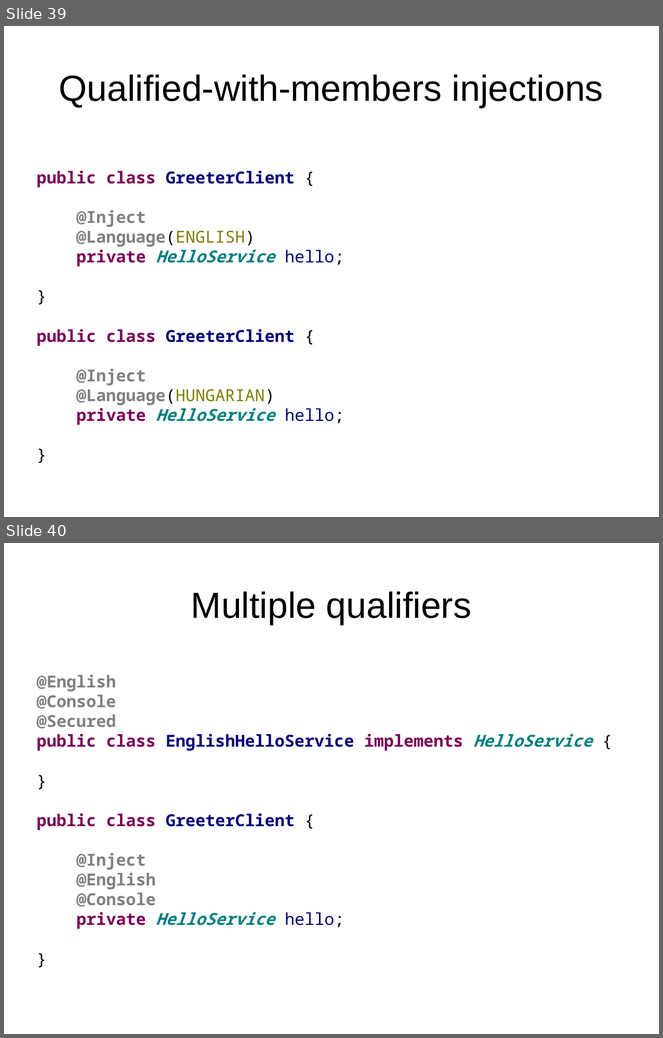
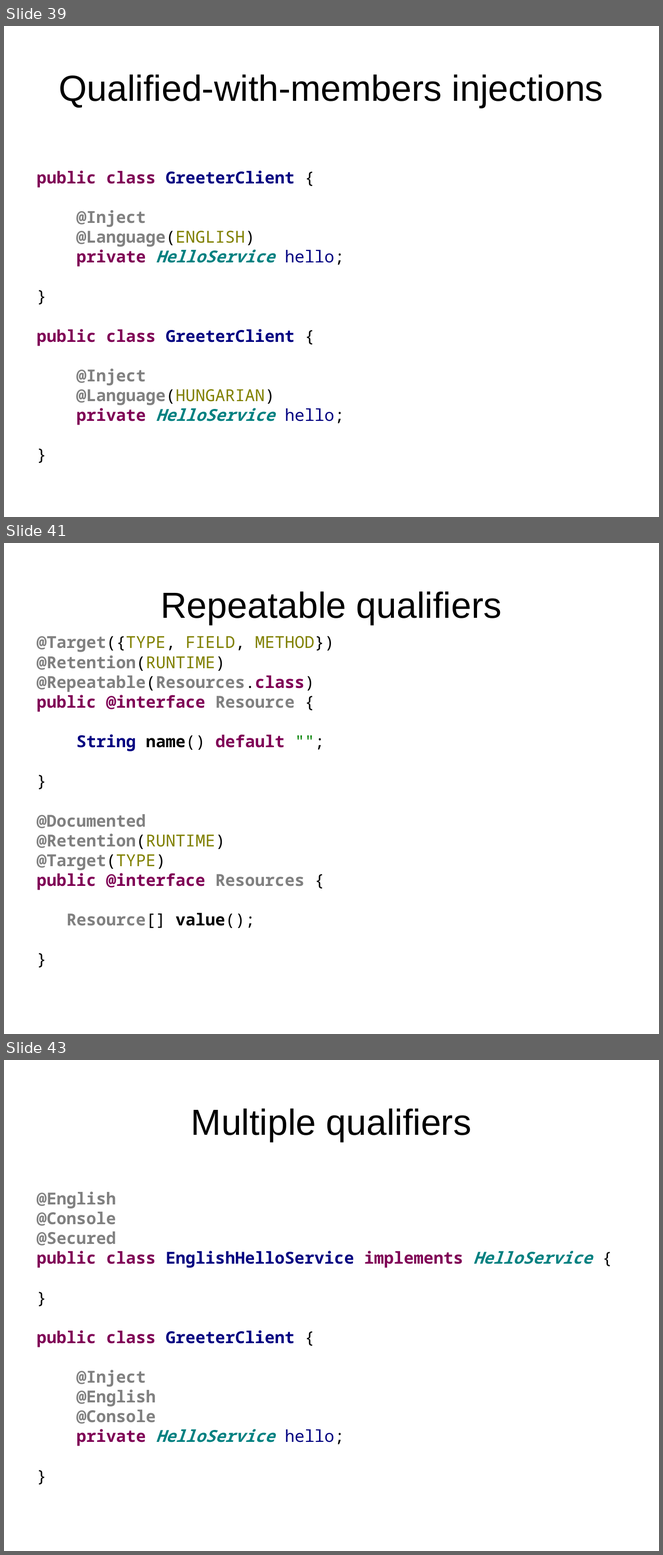
Before and after one commit to FrigoCoder/CDI, a slide deck: CDI.odp. Shown one above the other, each under a label of ours: slides 39 and 40 before the commit, slides 39, 41 and 43 after it; the slides between them are not shown. The pictures are 663x1038 and 663x1555 pixels, drawn with LibreOffice and Linux fonts; fonts in the diff are those of the drawing. Boxes give left, top, right and bottom in pixels: in the first picture for what was removed or moved away, otherwise in the second. Text is boxed around its words. In the diff, an @@ line names an element or a change of style, - is before the commit and + after.

Commit message:
Progress

```diff
--- a/CDI.odp
+++ b/CDI.odp
@@ slide 41 added at box(4, 543, 659, 1034), background #FFFFFF @@
@@ title added at box(161, 591, 502, 625), 44 pt, text #000000 @@
+Repeatable qualifiers
@@ text added at box(37, 636, 335, 928), 20 pt, text #808080, bold @@
+@Target({TYPE, FIELD, METHOD})
+@Retention(RUNTIME)
+@Repeatable(Resources.class)
+public @interface Resource {
+String name() default "";
+}
+@Documented
+@Retention(RUNTIME)
+@Target(TYPE)
+public @interface Resources {
+Resource[] value();
+}
@@ what was slide 40 is now slide 43 @@
```
Also in this commit, not shown: 5 other slides added.
